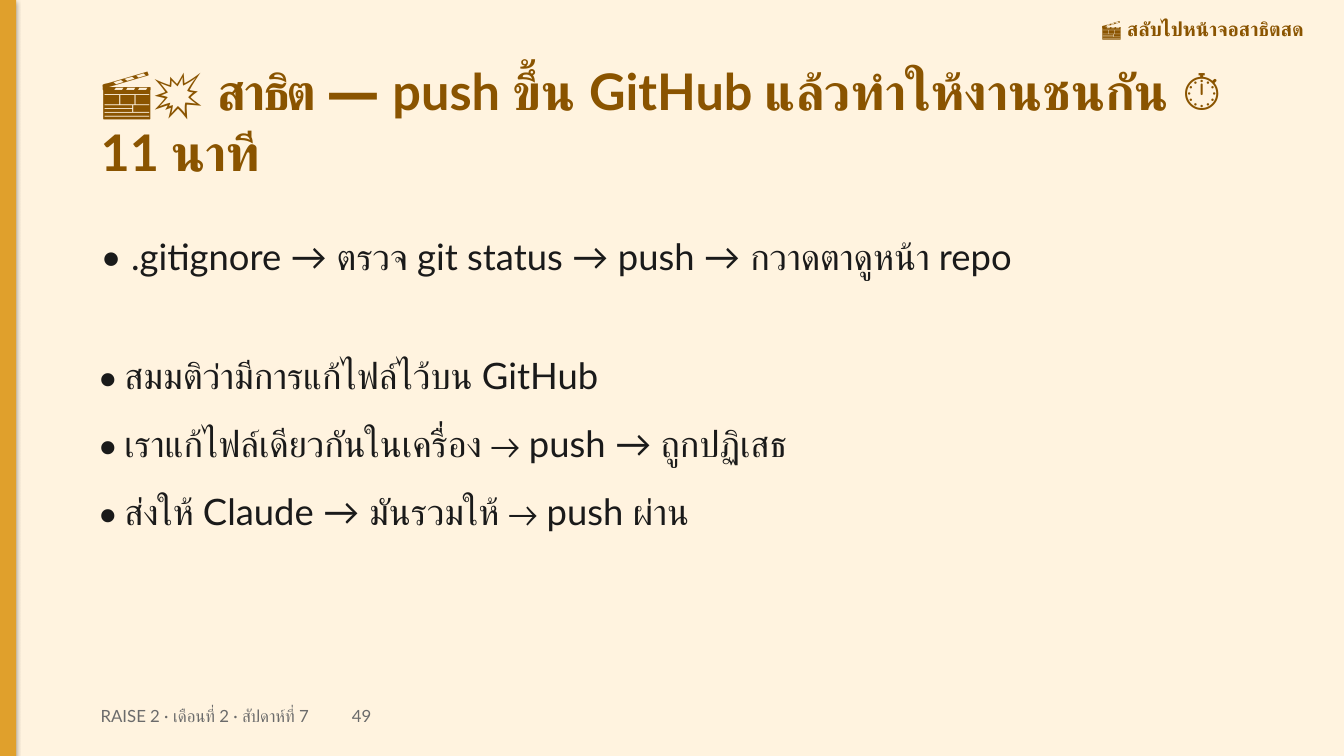
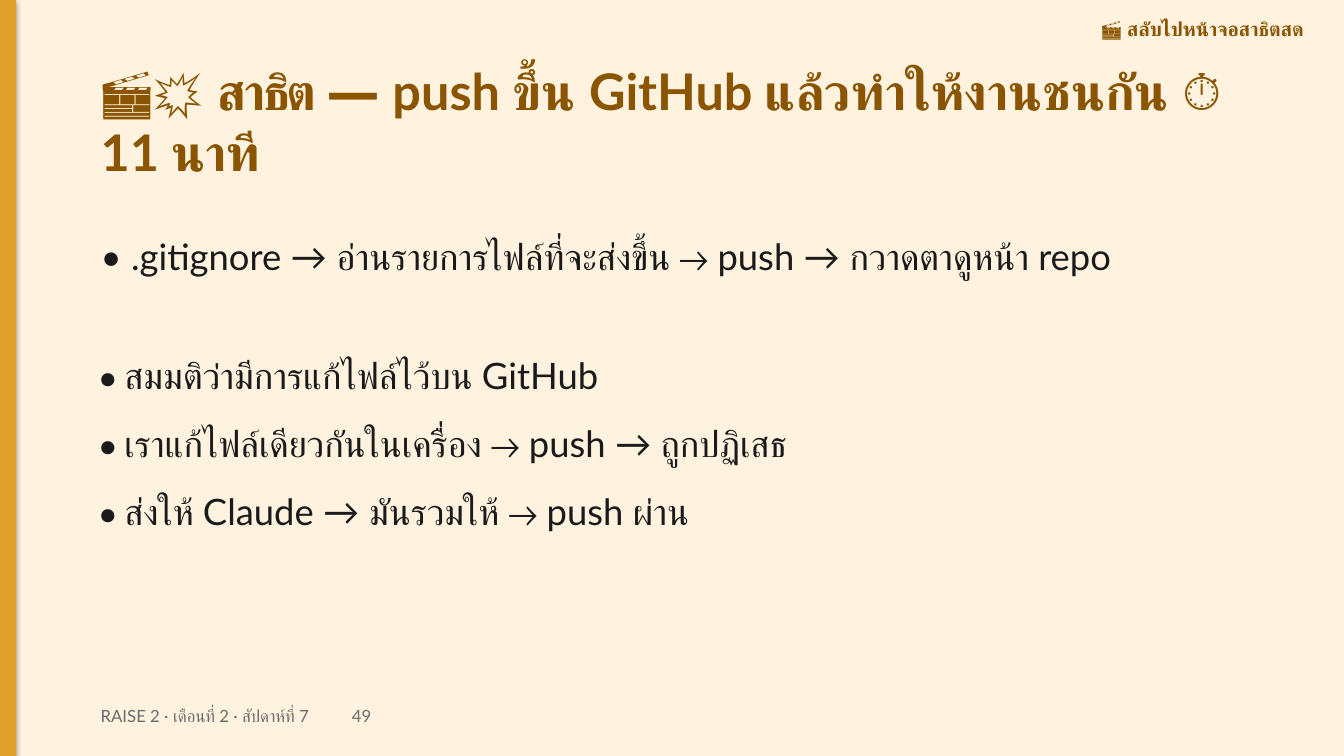
Before and after one commit to cnacha-mfu/raise2-module2, a slide deck: slide 49 of materials/week7/w7-slides.pptx. Drawn at 1344x756 pixels with LibreOffice and Linux fonts; fonts in the diff are those of the drawing. Boxes give left, top, right and bottom in pixels: in the first picture for what was removed or moved away, otherwise in the second. Text is boxed around its words. In the diff, an @@ line names an element or a change of style, - is before the commit and + after.

```diff
--- a/materials/week7/w7-slides.pptx
+++ b/materials/week7/w7-slides.pptx
@@ text at [131, 241, 1111, 280]: text changed @@
-• .gitignore → ตรวจ git status → push → กวาดตาดูหน้า repo
+• .gitignore → อ่านรายการไฟล์ที่จะส่งขึ้น → push → กวาดตาดูหน้า repo
```
Also in this commit, not shown: 1 other slide changed, 13 other files.
